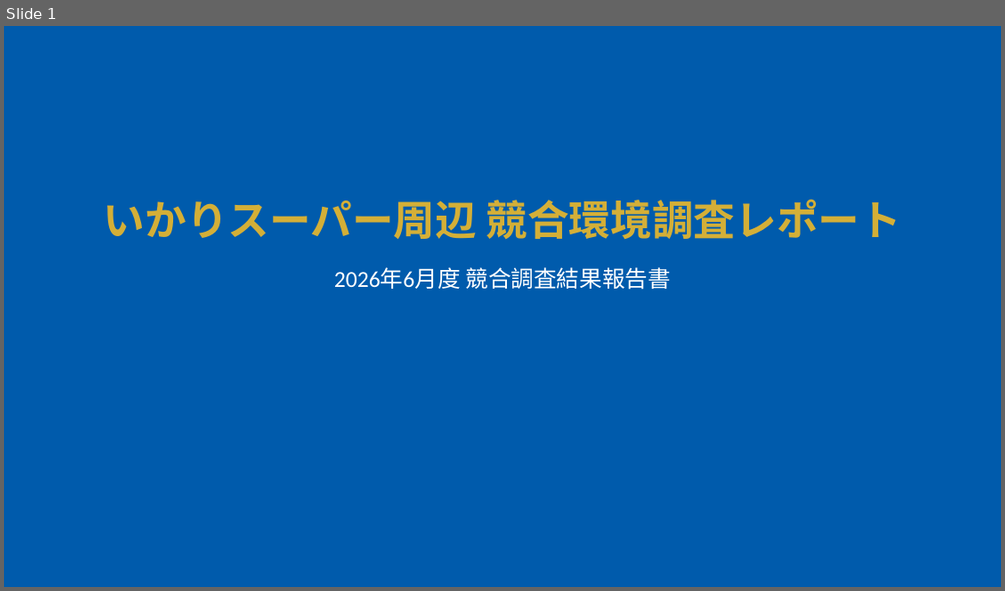
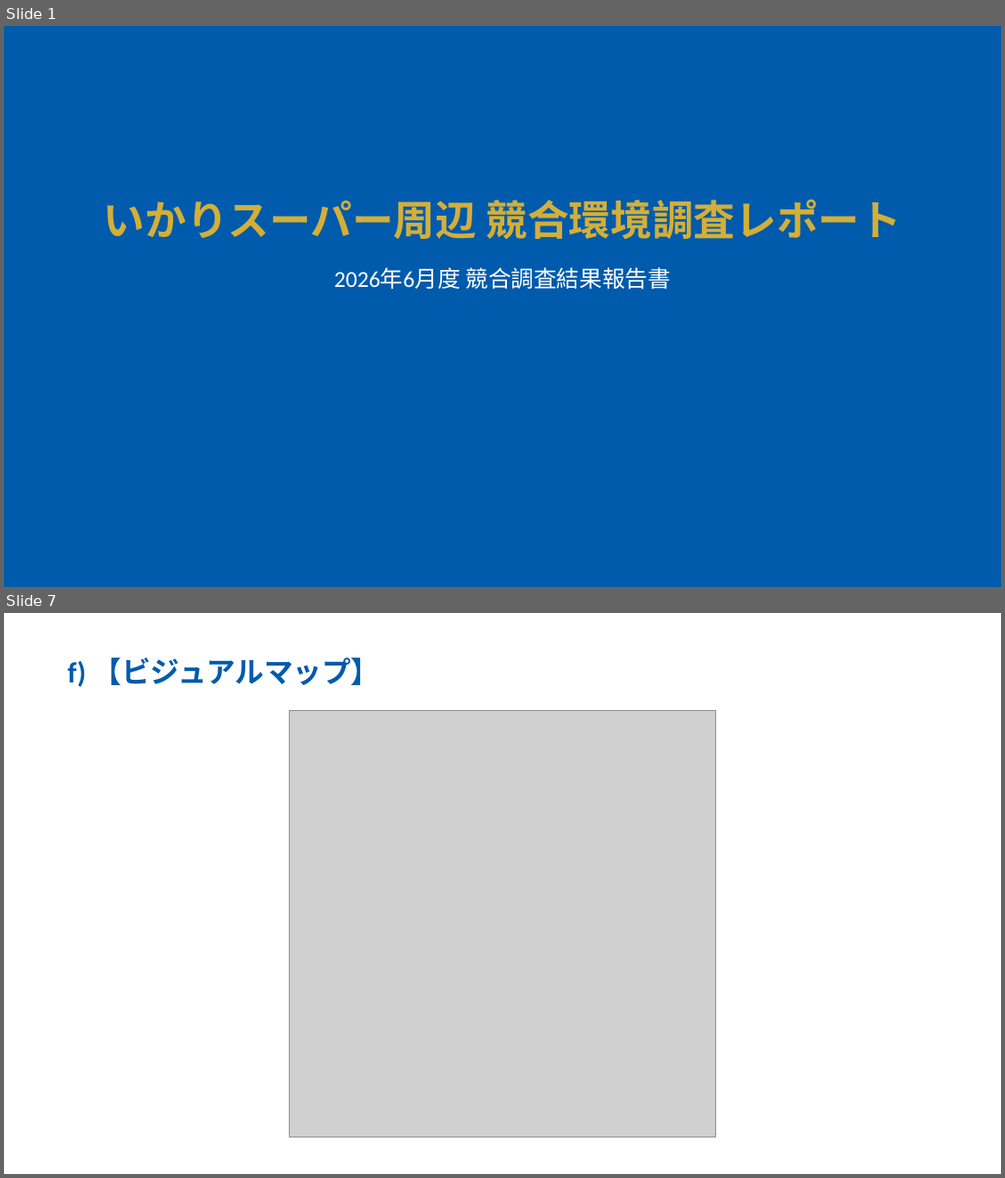
Before and after one commit to yutatbgt-bit/Competitive-research, a slide deck: report/2026_06_28_competitive_report_no_limit.pptx. Shown one above the other, each under a label of ours: slide 1 before the commit, slides 1 and 7 after it; the slides between them are not shown. The pictures are 1005x591 and 1005x1178 pixels, drawn with LibreOffice and Linux fonts; fonts in the diff are those of the drawing; grey boxes stand for pictures. Boxes give left, top, right and bottom in pixels: in the first picture for what was removed or moved away, otherwise in the second. Text is boxed around its words. In the diff, an @@ line names an element or a change of style, - is before the commit and + after.

```diff
--- a/report/2026_06_28_competitive_report_no_limit.pptx
+++ b/report/2026_06_28_competitive_report_no_limit.pptx
@@ slide 7 added at bbox=[4, 613, 1001, 1174], background #FFFFFF @@
@@ text added at bbox=[67, 657, 380, 687], 28 pt, text #005BAC, bold @@
+f) 【ビジュアルマップ】
@@ picture added at bbox=[289, 710, 715, 1136] @@
```
Also in this commit, not shown: 5 other slides added, 1 slide removed, 4 other files.
